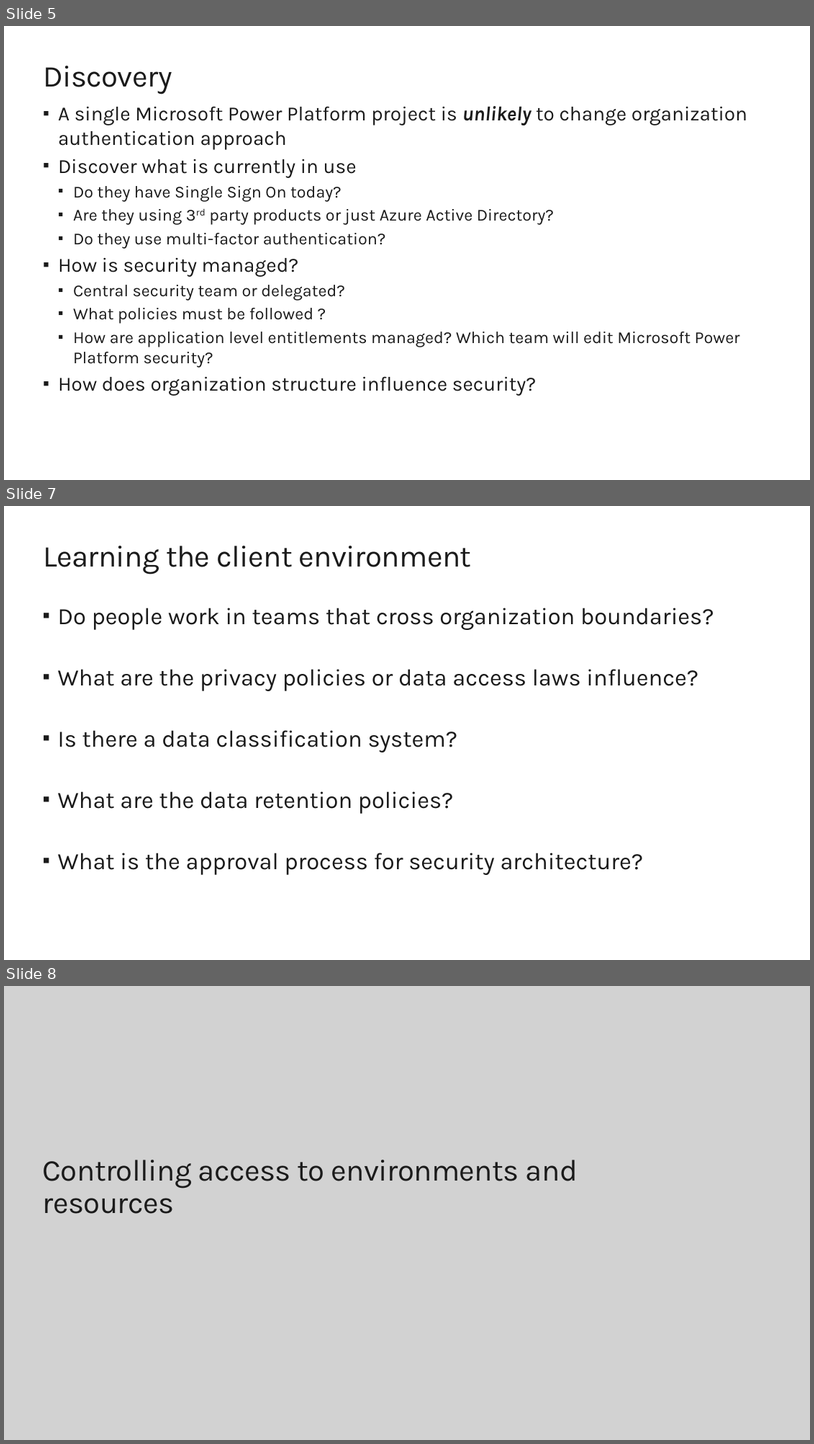
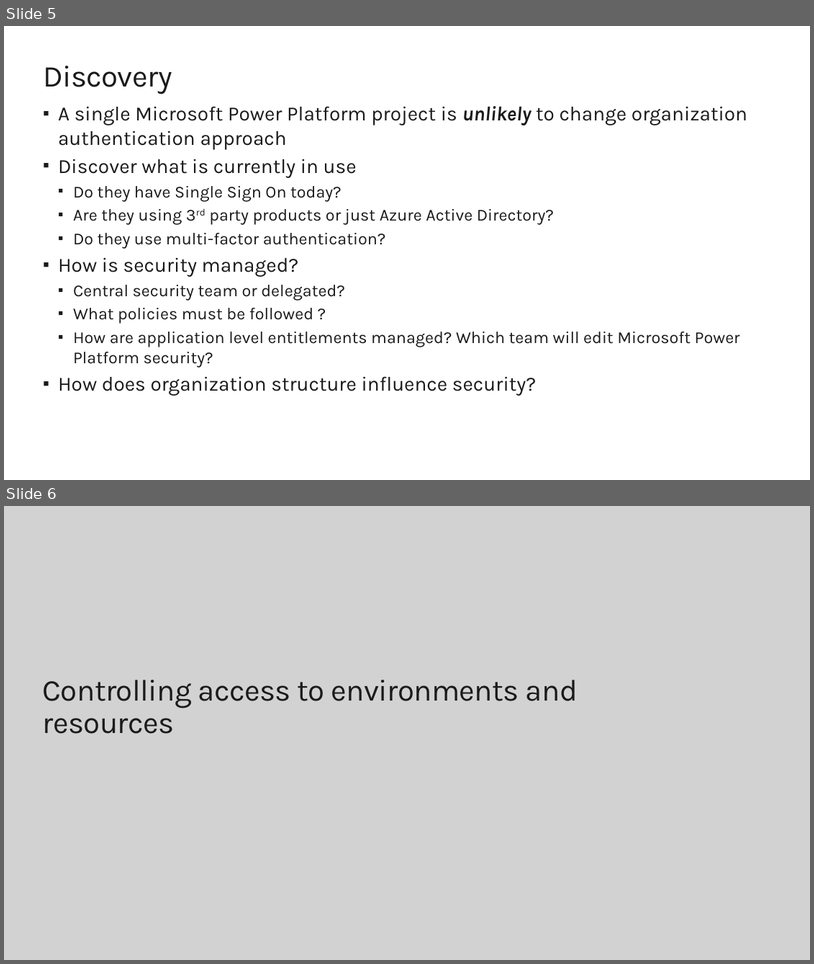
Before and after one commit to sumiticfai196/Batch-23-EY, a slide deck: M10 Security Modeling.pptx. Shown one above the other, each under a label of ours: slides 5, 7 and 8 before the commit, slides 5 and 6 after it; the slides between them are not shown. The pictures are 814x1444 and 814x964 pixels, drawn with LibreOffice and Linux fonts; fonts in the diff are those of the drawing; background and template pictures are left out. Boxes give left, top, right and bottom in pixels: in the first picture for what was removed or moved away, otherwise in the second. Text is boxed around its words. In the diff, an @@ line names an element or a change of style, - is before the commit and + after.

```diff
--- a/M10 Security Modeling.pptx
+++ b/M10 Security Modeling.pptx
@@ slide 7 removed at box(4, 506, 810, 960), background #FFFFFF @@
@@ title removed at box(43, 546, 472, 574) @@
-Learning the client environment
@@ text removed at box(58, 608, 715, 875) @@
-▪ Do people work in teams that cross organization boundaries?
-▪ What are the privacy policies or data access laws influence?
-▪ Is there a data classification system?
-▪ What are the data retention policies?
-▪ What is the approval process for security architecture?
@@ what was slide 8 is now slide 6 @@
```
Also in this commit, not shown: 13 other slides removed, 2 other files.
